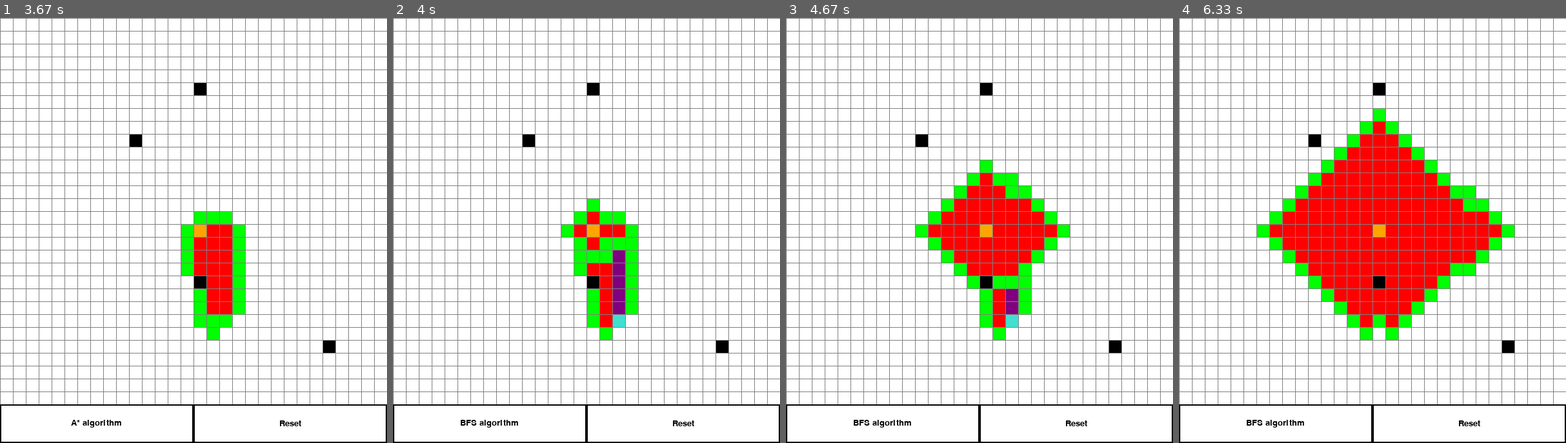
Above: before the commit, frames 1-4 (left to right).
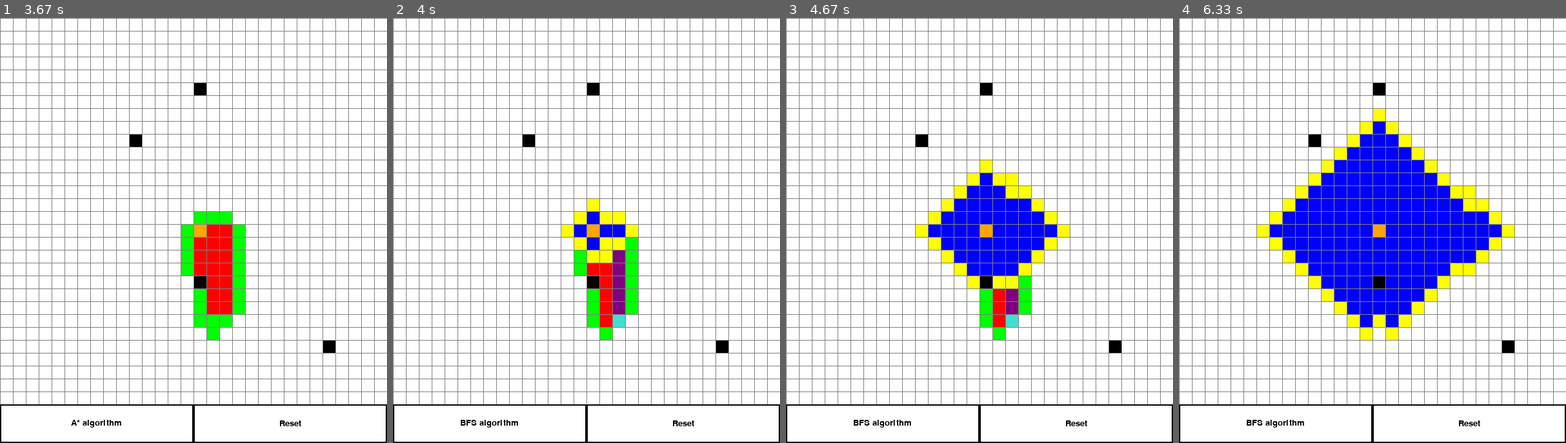
Above: after the commit, the same moments.

Repository: MattyChoi/Pathfinder
Game: pygame game, started from main.py
The game is run twice, just before and just after one commit, with the same random seed, the same clock (stepped at 60 frames per second) and the same inputs.
Inputs (mouse positions are in pixels of both pictures, inside the frame that each line leads up to):
- Up to frame 1 (3.67 s): click (193, 230) at 0.38 s; click (232, 324) at 0.72 s; tap Space at 1, 2.83, 3.23, 3.57 s; click (201, 90) at 1.38 s; tap A at 1.73, 2.03 s; click (197, 277) at 1.75 s; tap B at 1.82, 3.32 s; click (139, 141) at 2.22 s; click (328, 341) at 2.55 s
- Up to frame 2 (4 s): tap Space at 3.87 s
- Up to frame 3 (4.67 s): no input
- Up to frame 4 (6.33 s): no input

Frame 1 is identical in both runs. In frame 2, 1.5% of the frame differs, in the area x 43-64%, y 42-58%; in frame 3, 6.1%; in frame 4, 17%, in the area x 20-87%, y 21-76%.

Commit message:
added different colors

Diff:
--- a/algs.py
+++ b/algs.py
@@ -80,11 +80,11 @@
                 came_from[neighbor] = current
                 q.append(neighbor)
                 visited.add(neighbor)
-                neighbor.make_open()
+                neighbor.make_open2()
         draw()
 
         if current != start:
-            current.make_closed()
+            current.make_closed2()
 
     return False
 
@@ -133,13 +133,13 @@
                 came_fromEnd[neighbor] = currentEnd
                 qend.append(neighbor)
                 visitEnd.add(neighbor)
-                neighbor.make_open()
+                neighbor.make_open2()
         draw()
 
         if currentStart != start:
             currentStart.make_closed()
 
         if currentEnd != end:
-            currentEnd.make_closed()
+            currentEnd.make_closed2()
 
     return
--- a/init_pygame.py
+++ b/init_pygame.py
@@ -2,7 +2,7 @@
 
 RED = (255, 0, 0)
 GREEN = (0, 255, 0)
-BLUE = (0, 255, 0)
+BLUE = (0, 0, 255)
 YELLOW = (255, 255, 0)
 WHITE = (255, 255, 255)
 BLACK = (0, 0, 0)
@@ -30,9 +30,16 @@
     def is_closed(self):
         return self.color == RED
 
+    def is_closed2(self):
+        return self.color == BLUE
+
     # checks if open by blocks
     def is_open(self):
         return self.color == GREEN
+
+    # checks if open by blocks
+    def is_open2(self):
+        return self.color == YELLOW
 
     # checks if there is a barrier
     def is_bar(self):
@@ -54,9 +61,16 @@
     def make_closed(self):
         self.color = RED
 
+    def make_closed2(self):
+        self.color = BLUE
+
     # make a cube open
     def make_open(self):
         self.color = GREEN
+
+    # make a cube open
+    def make_open2(self):
+        self.color = YELLOW
 
     # makes a barrier
     def make_bar(self):
